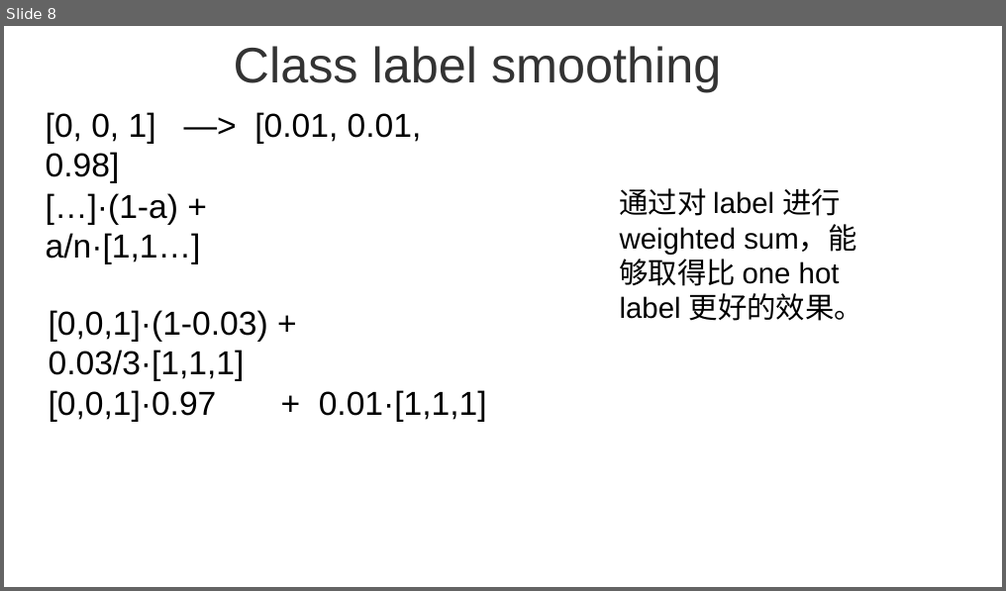
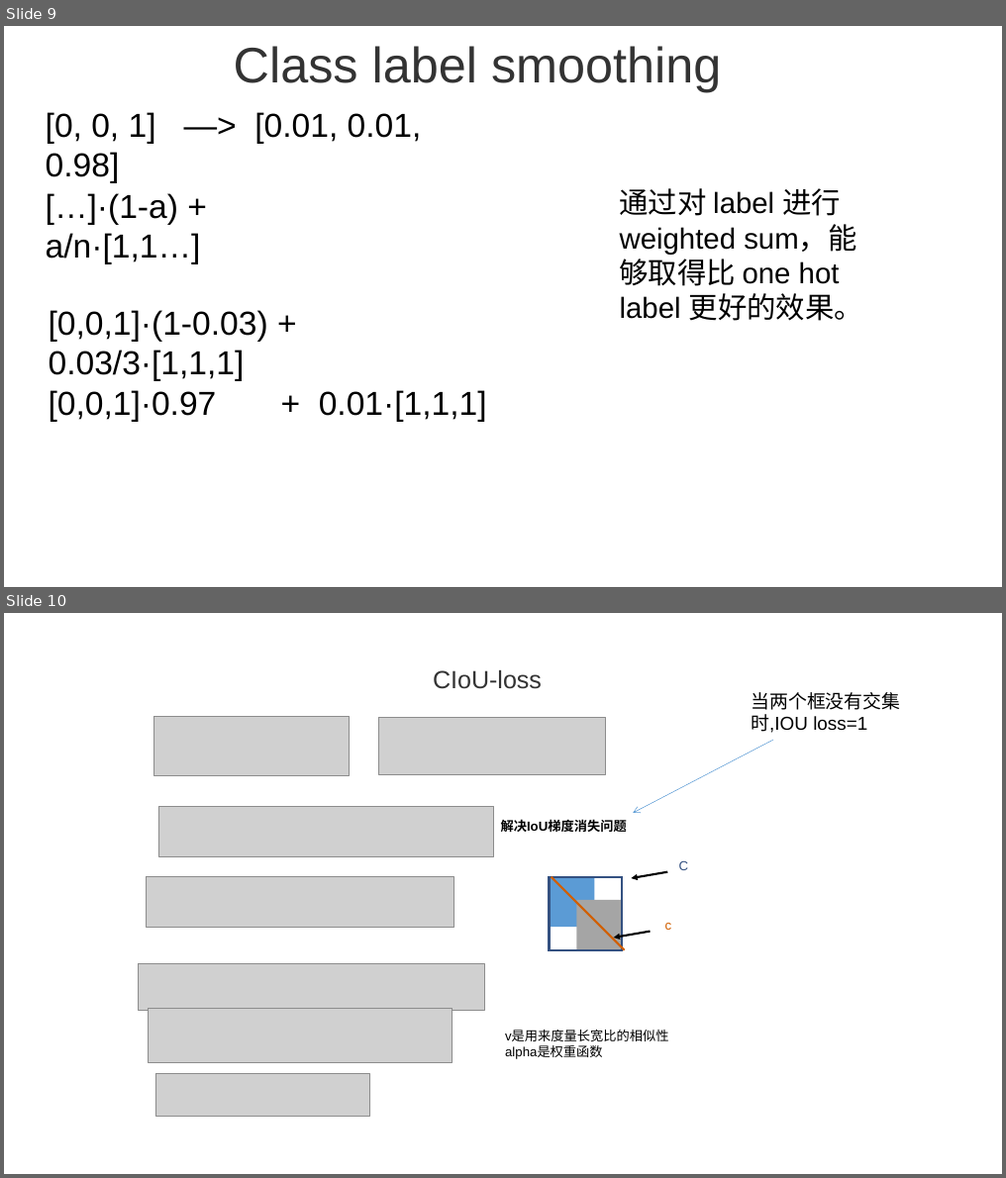
Before and after one commit to Adnios/DVS-gesture_recognition, a slide deck: tracking/YOLOv4.pptx. Shown one above the other, each under a label of ours: slide 8 before the commit, slides 9 and 10 after it. The pictures are 1006x591 and 1006x1178 pixels, drawn with LibreOffice and Linux fonts; fonts in the diff are those of the drawing; grey boxes stand for pictures. Boxes give left, top, right and bottom in pixels: in the first picture for what was removed or moved away, otherwise in the second. Text is boxed around its words. In the diff, an @@ line names an element or a change of style, - is before the commit and + after.

```diff
--- a/tracking/YOLOv4.pptx
+++ b/tracking/YOLOv4.pptx
@@ slide 10 added at (4, 613, 1002, 1174), background #FFFFFF @@
@@ text added at (433, 670, 542, 689), 23.9 pt, text #333333 @@
+CIoU-loss
@@ text added at (750, 692, 900, 733), 18 pt, text #000000 @@
+当两个框没有交集时,IOU loss=1
@@ picture added at (153, 716, 350, 775) @@
@@ picture added at (378, 717, 606, 774) @@
@@ arrow added from (773, 740) to (633, 813), #5B9BD5 0.5 pt @@
@@ picture added at (158, 806, 494, 857) @@
@@ text added at (501, 819, 627, 832), 12.7 pt, text #000000, bold @@
+解决IoU梯度消失问题
@@ picture added at (147, 876, 453, 927) @@
@@ rectangle added at (549, 876, 595, 927), fill #5B9BD5 @@
@@ rectangle added at (549, 877, 623, 951), outline #345181 2 pt @@
@@ line added from (551, 877) to (625, 951), #D15F00 2 pt @@
@@ arrow added from (668, 872) to (632, 878), #000000 2 pt @@
@@ text added at (679, 861, 689, 870), 12.7 pt, text #345181 @@
+C
@@ rectangle added at (576, 900, 622, 950), fill #A5A5A5 @@
@@ arrow added from (650, 931) to (614, 938), #000000 2 pt @@
@@ text added at (665, 923, 672, 930), 12.7 pt, text #D15F00 @@
+c
@@ picture added at (138, 964, 484, 1011) @@
@@ picture added at (149, 1008, 451, 1062) @@
@@ text added at (505, 1030, 668, 1059), 12.7 pt, text #000000 @@
+v是用来度量长宽比的相似性
+alpha是权重函数
@@ picture added at (155, 1074, 369, 1117) @@
@@ what was slide 8 is now slide 9 @@
```
Also in this commit, not shown: 5 slides changed, 9 other slides added, 1 slide removed, 11 other files.
